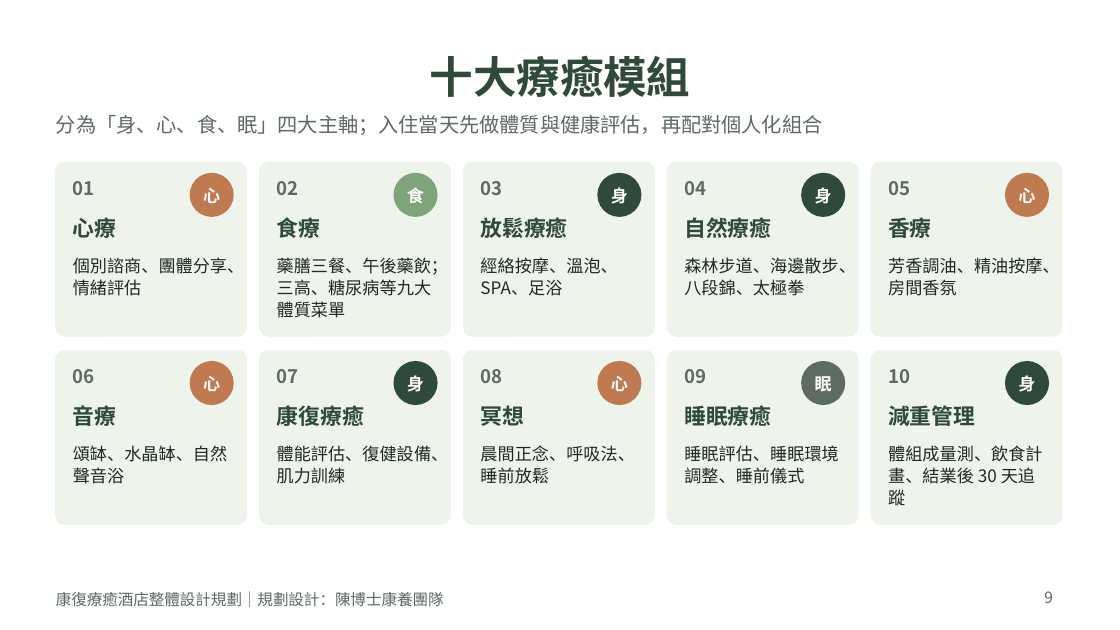
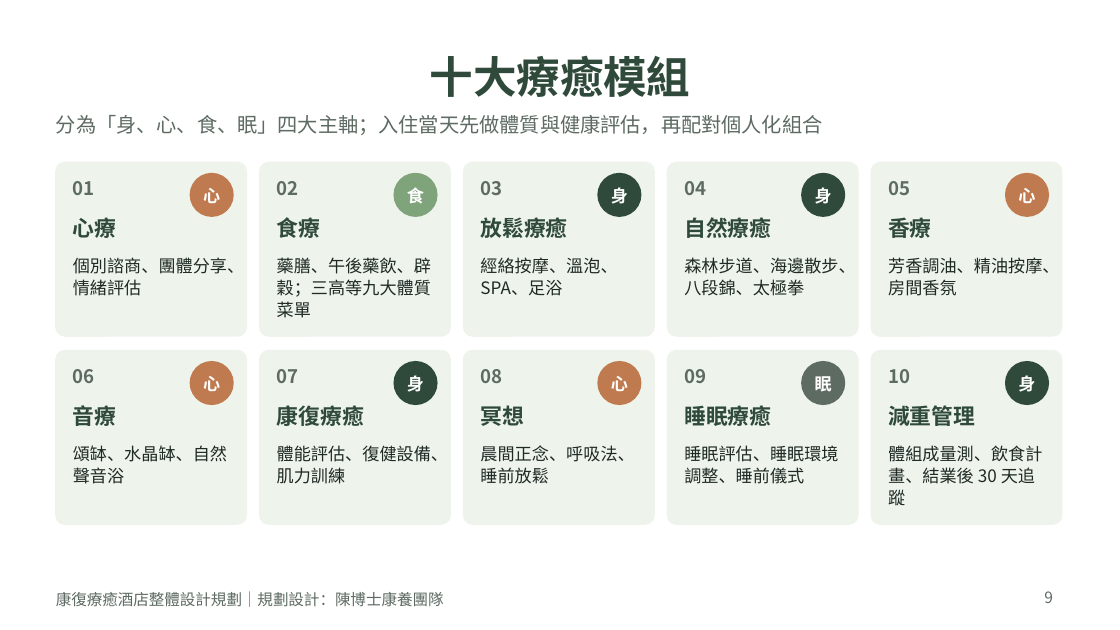
Before and after one commit to yes039/yes039, a slide deck: slide 9 of 康復療癒酒店整體設計規劃.pptx. Drawn at 1120x630 pixels with LibreOffice and Linux fonts; fonts in the diff are those of the drawing. Boxes give left, top, right and bottom in pixels: in the first picture for what was removed or moved away, otherwise in the second. Text is boxed around its words. In the diff, an @@ line names an element or a change of style, - is before the commit and + after.

```diff
--- a/康復療癒酒店整體設計規劃.pptx
+++ b/康復療癒酒店整體設計規劃.pptx
@@ text at bbox=[277, 257, 431, 318]: text changed @@
-藥膳三餐、午後藥飲；三高、糖尿病等九大體質菜單
+藥膳、午後藥飲、辟穀；三高等九大體質菜單
```
Also in this commit, not shown: 2 other slides changed, 2 slides added, 1 slide removed, 1 other file.
